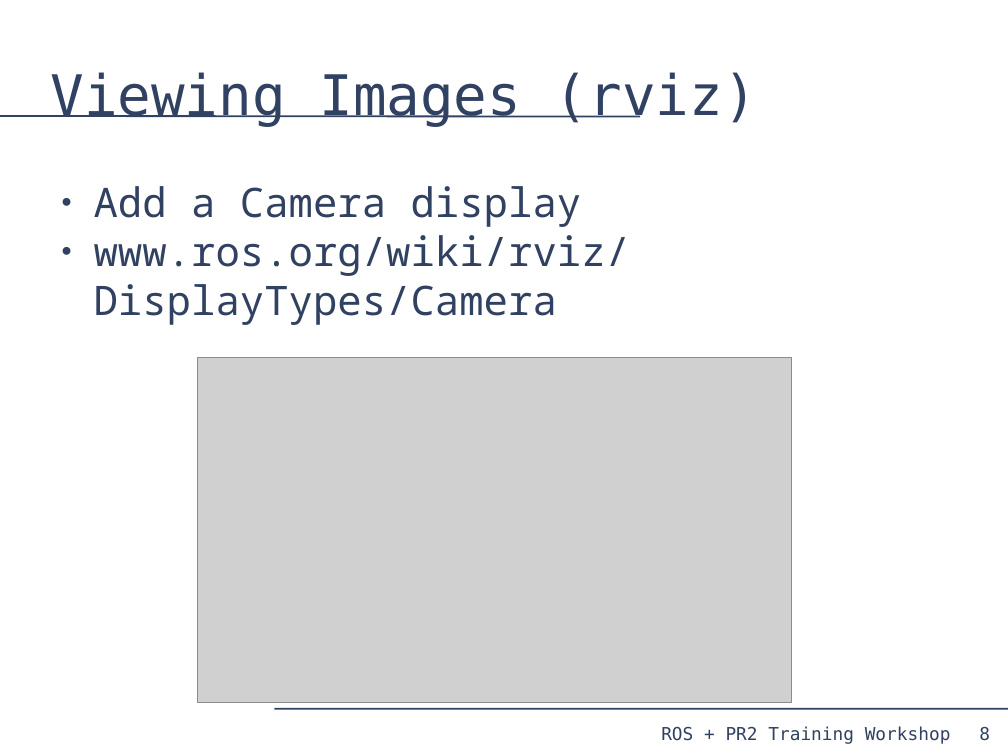
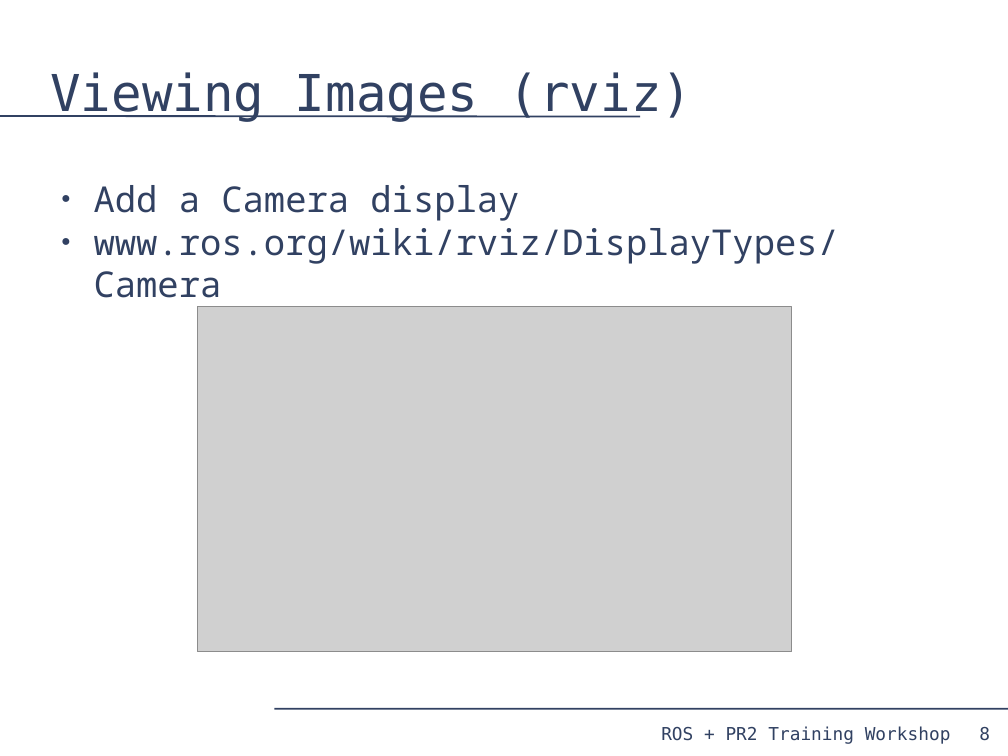
Before and after one commit to PR2/pr2_docs, a slide deck: slide 8 of pr2_training_workshop/processing_camera_data/slides.odp. Drawn at 1008x756 pixels with LibreOffice and Linux fonts; fonts in the diff are those of the drawing; grey boxes stand for pictures. Boxes give left, top, right and bottom in pixels: in the first picture for what was removed or moved away, otherwise in the second. Text is boxed around its words. In the diff, an @@ line names an element or a change of style, - is before the commit and + after.

Commit message:
Just formatting tweaks

```diff
--- a/pr2_training_workshop/processing_camera_data/slides.odp
+++ b/pr2_training_workshop/processing_camera_data/slides.odp
@@ title "Viewing Images (rviz)" at (50,72,692,122): size 44 to 40 pt @@
@@ text "Add a Camera display" at (94,185,839,307): size 32 to 28 pt; indent changed @@
@@ picture: place and size @@
-picture at (198,358,792,702)
+picture at (198,307,792,652)
```
Also in this commit, not shown: 21 other slides changed.
